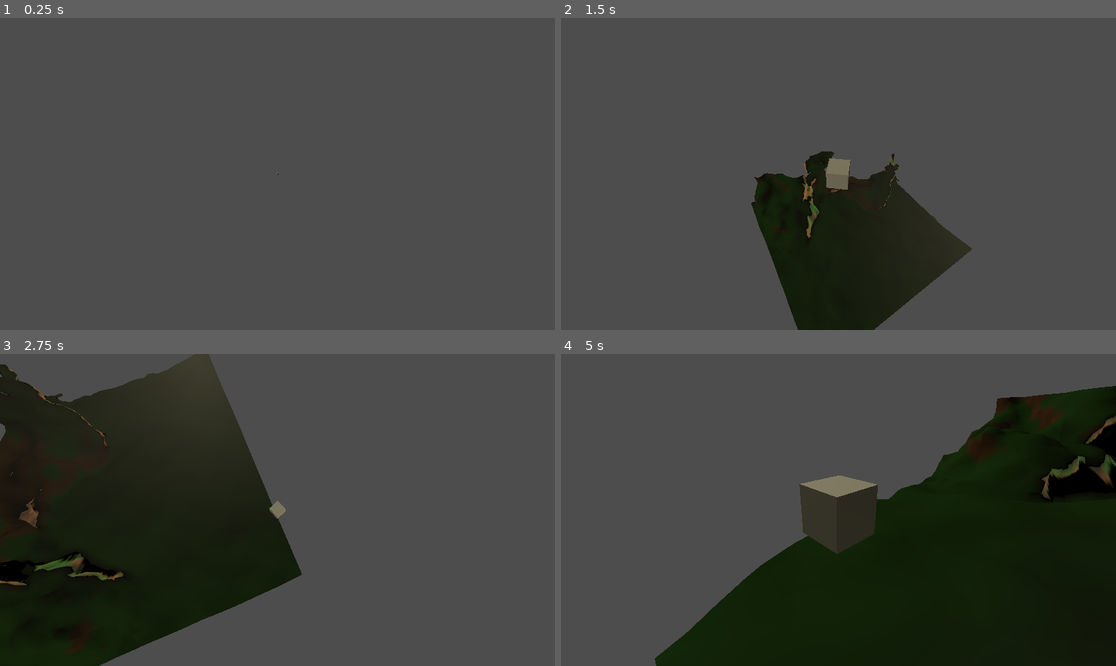
Above: before the commit, frames 1-4 (two rows, left to right).
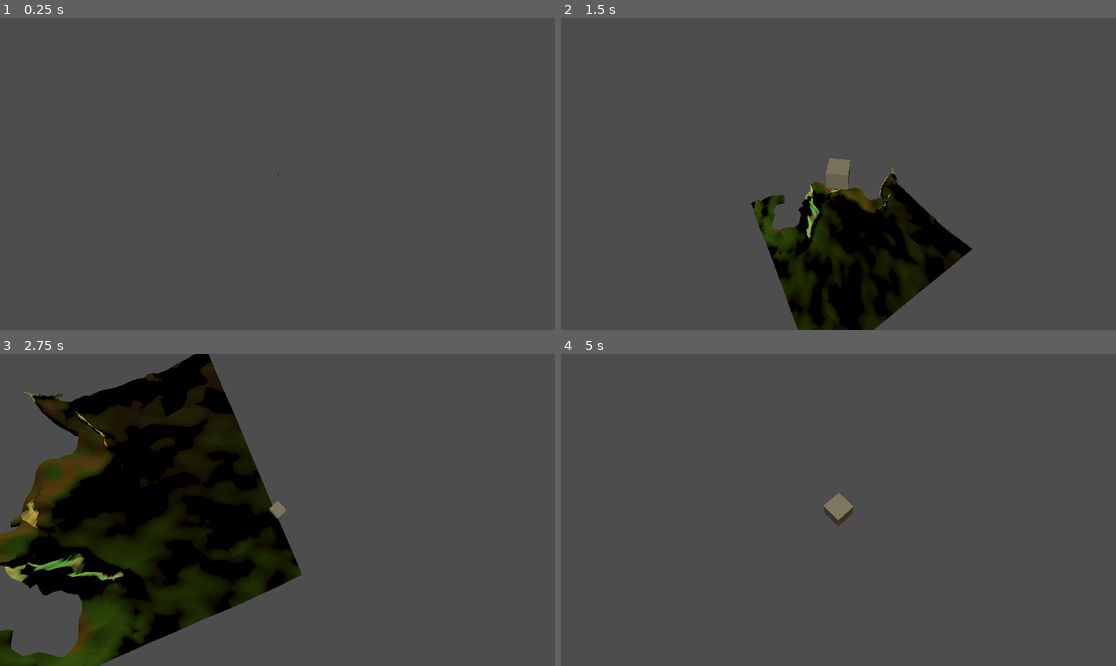
Above: after the commit, the same moments.

Repository: eikrt/cannon-game2
Game: Godot game, scene res://Scenes/World.tscn
Same seed, same stepped clock (60 frames per second), same inputs: the game is played once before the commit and once after it. This scene is started directly instead of the project's main scene.
Inputs (mouse positions are in pixels of both pictures, inside the frame that each line leads up to):
- Up to frame 1 (0.25 s): no input
- Up to frame 2 (1.5 s): tap Enter (SHOOT) at 0.5, 1.35 s; move the mouse to (960, 158) at 0.52 s; hold Right (ARROW_RIGHT) 0.53-1.28 s; hold Enter (SHOOT) 0.53-1.28 s; tap Space at 0.77 s; move the mouse to (727, 189) at 1.27 s; hold Down (ARROW_DOWN) from 1.28 s (still down)
- Up to frame 3 (2.75 s): tap Space at 1.52 s; move the mouse to (333, 441) at 2.02 s; release Down (ARROW_DOWN) at 2.03 s; hold Right (ARROW_RIGHT) from 2.03 s (still down); hold Enter (SHOOT) from 2.03 s (still down)
- Up to frame 4 (5 s): move the mouse to (810, 572) at 2.77 s; release Right (ARROW_RIGHT) at 2.78 s; release Enter (SHOOT) at 2.78 s; hold Up (ARROW_UP) 2.78-3.53 s; tap Enter (SHOOT) at 2.85, 4.35 s; tap Space at 3.02, 3.77, 4.52 s; move the mouse to (1005, 556) at 3.52 s; hold Enter (SHOOT) 3.53-4.28 s; hold Left (ARROW_LEFT) from 3.53 s (still down); move the mouse to (672, 463) at 4.27 s

The runs differ from the first frame. In frame 1, less than 0.1% of the frame differs, in the area x 49-51%, y 49-51%; in frame 2, 8.3%; in frame 3, 25%; in frame 4, 47%, in the area x 16-100%, y 10-100%.
Error before the commit: Invalid access of index '62' on a base object of type: 'Array'. (res://Scripts/Chunk.gd:14)

Commit message:
improved world destruction chunk things

Diff:
--- a/Scenes/Chunk.tscn
+++ b/Scenes/Chunk.tscn
@@ -33,9 +33,9 @@
 [sub_resource type="ShaderMaterial" id="2"]
 render_priority = 0
 shader = SubResource("1")
-shader_parameter/dirt = Color(0.490196, 0.329412, 0.223529, 1)
-shader_parameter/grass = Color(0.207843, 0.431373, 0.168627, 1)
-shader_parameter/rock = Color(0.32549, 0.32549, 0.32549, 1)
+shader_parameter/dirt = Color(0.682353, 0.686275, 0.364706, 1)
+shader_parameter/grass = Color(0.392157, 0.803922, 0.317647, 1)
+shader_parameter/rock = Color(0.113725, 0.113725, 0.113725, 1)
 
 [node name="Chunk" type="Node3D"]
 script = ExtResource("1")
@@ -43,3 +43,4 @@
 [node name="MeshInstance3D" type="MeshInstance3D" parent="."]
 transform = Transform3D(1, 0, 0, 0, 1, 0, 0, 0, 1, 0, -0.0109868, 0)
 material_override = SubResource("2")
+gi_lightmap_scale = 3
--- a/Scenes/World.tscn
+++ b/Scenes/World.tscn
@@ -11,15 +11,15 @@
 transform = Transform3D(1, 0, 0, 0, 1, 0, 0, 0, 1, 3.57463, 128.569, 12.3476)
 
 [node name="SunLight" type="DirectionalLight3D" parent="."]
-transform = Transform3D(1, 0, 0, 0, -0.752095, 0.659054, 0, -0.659054, -0.752095, 0, 0, 0)
+transform = Transform3D(1, 0, 0, 0, -0.752095, 0.659054, 0, -0.659054, -0.752095, 0, 152.335, 0)
 light_color = Color(1, 0.952941, 0.776471, 1)
 shadow_enabled = true
-
-[node name="ExtraLight" type="DirectionalLight3D" parent="."]
-transform = Transform3D(1, 0, 0, 0, 0.78491, -0.61961, 0, 0.61961, 0.78491, 0, 0, 0)
-light_color = Color(1, 0.952941, 0.776471, 1)
-light_energy = 0.1
 
 [node name="Camera3d2" type="Camera3D" parent="."]
 transform = Transform3D(1, 0, 0, 0, 0.878834, 0.477128, 0, -0.477128, 0.878834, -180.55, -125.827, -209.685)
 script = ExtResource("4_fj2l0")
+
+[node name="DirectionalLight3d" type="DirectionalLight3D" parent="."]
+transform = Transform3D(1, 0, 0, 0, 1, 0, 0, 0, 1, 0, 409.091, 0)
+light_color = Color(0.952941, 0.72549, 0.403922, 1)
+light_energy = 0.2
--- a/Scripts/Chunk.gd
+++ b/Scripts/Chunk.gd
@@ -3,23 +3,38 @@
 
 var blockArray = []
 var size = 12
-var height = 6
+var height = 12
 var blockSize = 10.0
 var blockScene = load("res://Scenes/Block.tscn")
 var surfaceLevel = 0
 
 var SEED = 10
 var noise
+var shape = ConcavePolygonShape3D.new()
+var cs = CollisionShape3D.new()
+var sb = StaticBody3D.new()
+func _ready():
+	shape.set_backface_collision_enabled(true)
+	cs.set_shape(shape)
+	sb.add_child(cs)
+	add_child(sb)
 func delete_things(block_x, block_y, block_z):
+	if block_x < 0 or block_x > Constants.chunkSize:
+		return
+	if block_z < 0 or block_z > Constants.chunkSize:
+		return
+	if block_y < 0 or block_y > Constants.height - 1:
+		return
 	var block = blockArray[block_x][block_y][block_z]
 	block.sample = surfaceLevel + 1
+func commit_changes():
 	createTerrain()
 
-func init(chunk_x,chunk_y,chunk_z, size, height, blockSize, surfaceLevel):
-	self.size = size
-	self.height = height
-	self.blockSize = blockSize
-	self.surfaceLevel = surfaceLevel
+func init(chunk_x,chunk_y,chunk_z):
+	self.size = Constants.chunkSize
+	self.height = Constants.height
+	self.blockSize = Constants.blockSize
+	self.surfaceLevel = Constants.surfaceLevel
 	triangleTranslations = calculateTriangleTranslations()
 	createGrid(chunk_x,chunk_y,chunk_z)
 	addGridToWorld()
@@ -31,14 +46,8 @@
 	createCollider(vertices)
 	$MeshInstance3D.mesh = mesh
 func createCollider(vertices):
-	var shape = ConcavePolygonShape3D.new()
-	shape.set_backface_collision_enabled(true)
 	shape.set_faces(vertices)
-	var cs = CollisionShape3D.new()
-	cs.set_shape(shape)
-	var sb = StaticBody3D.new()
-	sb.add_child(cs)
-	add_child(sb)
+
 func createGrid(chunk_x, chunk_y, chunk_z):
 	size += 1
 	for x in range(size):
--- /dev/null
+++ b/Scripts/Constants.gd
@@ -0,0 +1,7 @@
+extends Node
+
+const chunkSize = 12
+const worldSize = 4
+const height = 6
+const blockSize = 2.0
+const surfaceLevel = 0
--- a/Scripts/World.gd
+++ b/Scripts/World.gd
@@ -18,20 +18,73 @@
 			for z in range(0,world_size):
 				var chunk_instance = Chunk.instantiate()
 				chunk_instance.set_name("chunk")
-				chunk_instance.init(x,y,z, chunk_size,height,blockSize, surfaceLevel)
+				chunk_instance.init(x,y,z)
 				zArray.append(chunk_instance)
 				add_child(chunk_instance)
 func _process(delta):
 	if Input.is_action_pressed("SHOOT"):
-		delete_things()
-func delete_things():
+		delete_things(Globaldata.player_position)
+func delete_things(destruction_pos):
 	var blockChunks = chunk_size
-	var p_b_x = Globaldata.player_position.x / blockSize
+	var p_b_x = destruction_pos.x / blockSize
 	var p_c_x = floor(p_b_x / chunk_size)
-	var r_p_b_x = p_b_x - p_c_x * chunk_size
-	var p_b_z = Globaldata.player_position.z / blockSize
+	var r_p_b_x = floor(p_b_x - p_c_x * chunk_size)
+	var p_b_z = destruction_pos.z / blockSize
 	var p_c_z = floor(p_b_z / chunk_size)
-	var r_p_b_z = p_b_z - p_c_z * chunk_size
-	var p_b_y = floor(Globaldata.player_position.y / blockSize)
+	var r_p_b_z = floor(p_b_z - p_c_z * chunk_size)
+	var p_b_y = floor(destruction_pos.y / blockSize)
+	var explosionRadius = 6
 	var chunk = chunksArray[p_c_x][0][p_c_z]
-	chunk.delete_things(r_p_b_x, p_b_y, r_p_b_z)
+	var chunks = []
+	for i in range(-explosionRadius,explosionRadius):
+		for j in range(-explosionRadius,explosionRadius):
+			for k in range(-explosionRadius,explosionRadius):
+				if Vector3(i,j,k).distance_to(Vector3(0,0,0)) > explosionRadius:
+					continue
+				var real_x = r_p_b_x + i
+				var real_y = p_b_y + j
+				var real_z = r_p_b_z + k
+				if real_x < 0 && real_z < 0:
+					real_x = Constants.chunkSize - abs(real_x) + 1
+					real_z = Constants.chunkSize - abs(real_z) + 1
+					chunk = chunksArray[p_c_x - 1][0][p_c_z - 1]
+				elif real_x < 0 && real_z > Constants.chunkSize:
+					real_x = Constants.chunkSize - abs(real_x) + 1
+					real_z = real_z - Constants.chunkSize - 1
+					chunk = chunksArray[p_c_x - 1][0][p_c_z + 1]
+				elif real_x > Constants.chunkSize && real_z < 0:
+					real_z = Constants.chunkSize - abs(real_z) + 1
+					real_x = real_x - Constants.chunkSize - 1
+					chunk = chunksArray[p_c_x + 1][0][p_c_z - 1]
+				elif real_x > Constants.chunkSize && real_z > Constants.chunkSize:
+					real_z = real_z - Constants.chunkSize - 1
+					real_x = real_x - Constants.chunkSize - 1
+					chunk = chunksArray[p_c_x + 1][0][p_c_z + 1]
+				elif real_x > Constants.chunkSize:
+					real_x = real_x - Constants.chunkSize - 1
+					chunk = chunksArray[p_c_x + 1][0][p_c_z]
+
+				elif real_x < 0:
+
+					real_x = Constants.chunkSize - abs(real_x) + 1
+					chunk = chunksArray[p_c_x - 1][0][p_c_z]
+
+				elif real_y > Constants.height:
+					real_y = real_y - Constants.height - 1
+					chunk = chunksArray[p_c_x][0][p_c_z]
+				elif real_y < 0:
+					real_y = Constants.chunkSize - abs(real_y) + 1
+					chunk = chunksArray[p_c_x + 1][0][p_c_z]
+				elif real_z > Constants.chunkSize:
+					real_z = real_z - Constants.chunkSize - 1
+					chunk = chunksArray[p_c_x][0][p_c_z + 1]
+				elif real_z < 0:
+					real_z = Constants.chunkSize - abs(real_z) + 1
+					chunk = chunksArray[p_c_x][0][p_c_z - 1]
+				else:
+					chunk = chunksArray[p_c_x][0][p_c_z]
+				if chunk not in chunks:
+					chunks.append(chunk)
+				chunk.delete_things(real_x, real_y, real_z)
+	for c in chunks:
+		c.commit_changes()
--- a/project.godot
+++ b/project.godot
@@ -21,6 +21,7 @@
 [autoload]
 
 Globaldata="*res://Scripts/Globaldata.gd"
+Constants="*res://Scripts/Constants.gd"
 
 [input]
 
